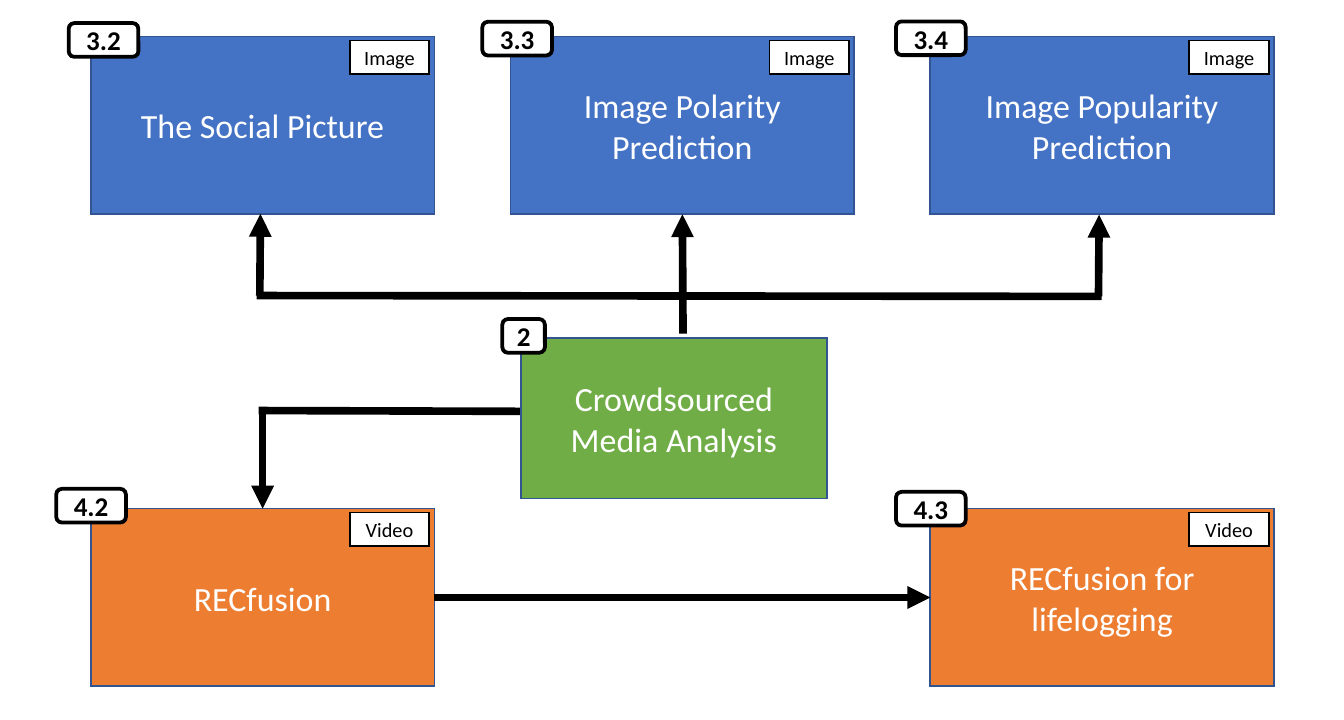
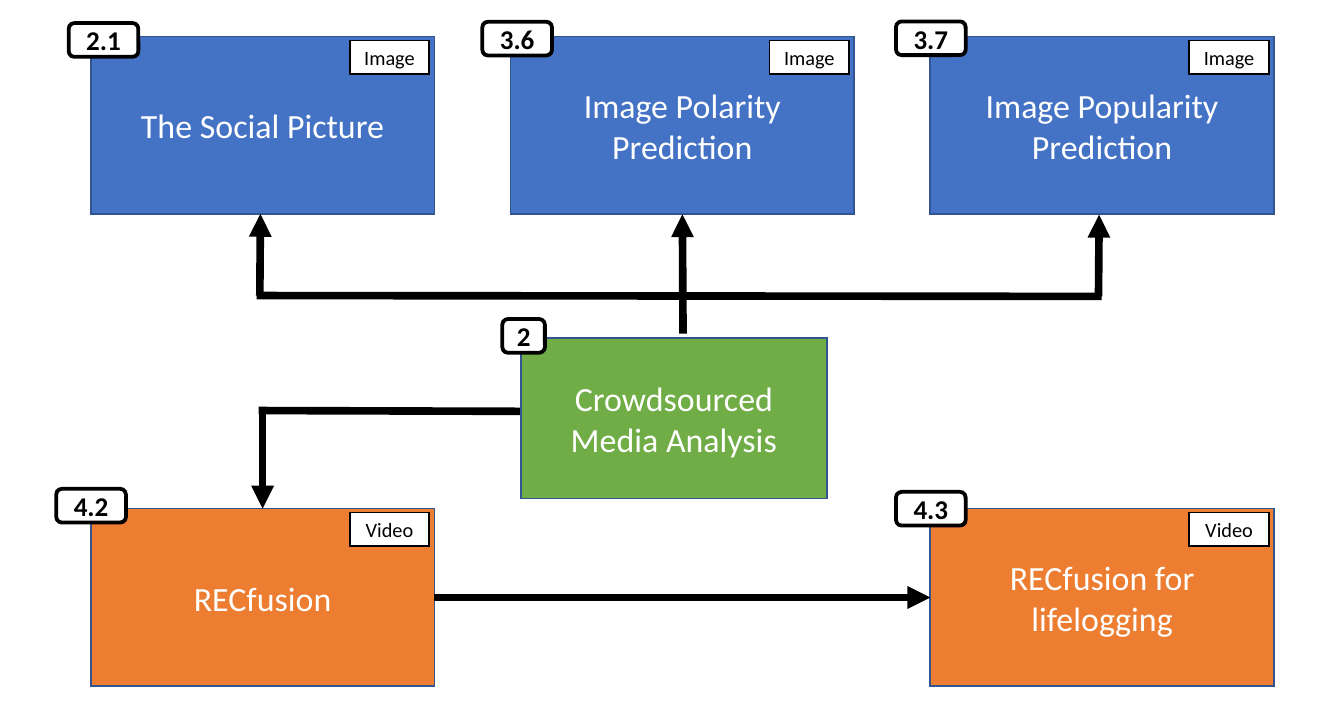
Before and after one commit to alex88o/PhdThesis, a slide deck: slide 2 of schema.pptx. Drawn at 1344x720 pixels with LibreOffice and Linux fonts; fonts in the diff are those of the drawing. Boxes give left, top, right and bottom in pixels: in the first picture for what was removed or moved away, otherwise in the second. Text is boxed around its words. In the diff, an @@ line names an element or a change of style, - is before the commit and + after.

```diff
--- a/schema.pptx
+++ b/schema.pptx
@@ text in rounded rectangle at box(86, 32, 121, 57): text changed @@
-3.2
+2.1
@@ text in rounded rectangle at box(500, 30, 535, 56): text changed @@
-3.3
+3.6
@@ text in rounded rectangle at box(914, 31, 949, 55): text changed @@
-3.4
+3.7
```
Also in this commit, not shown: 23 other files.
